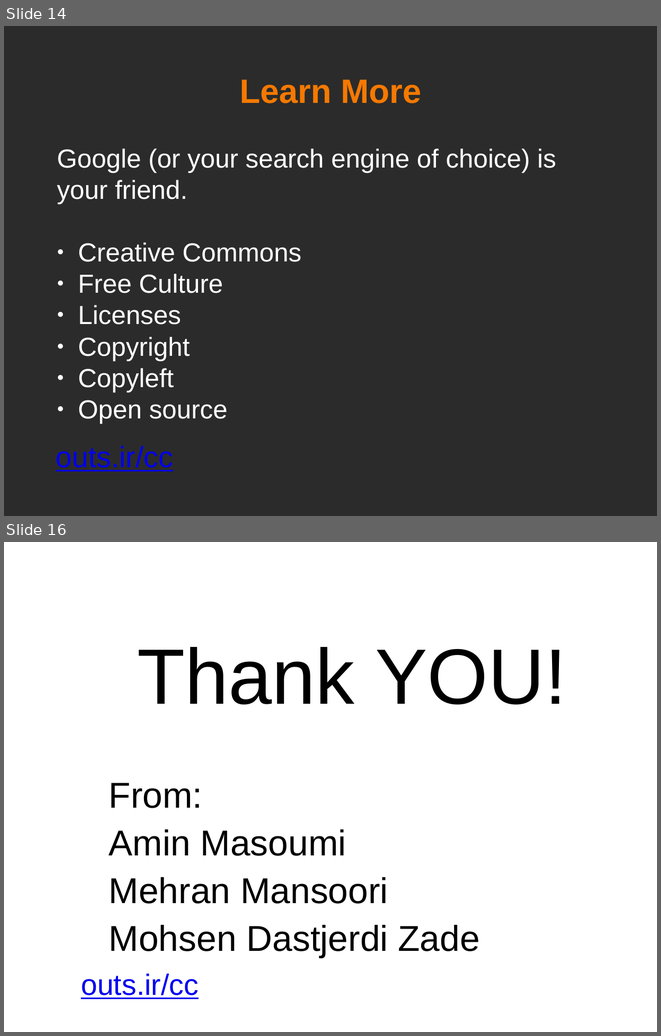
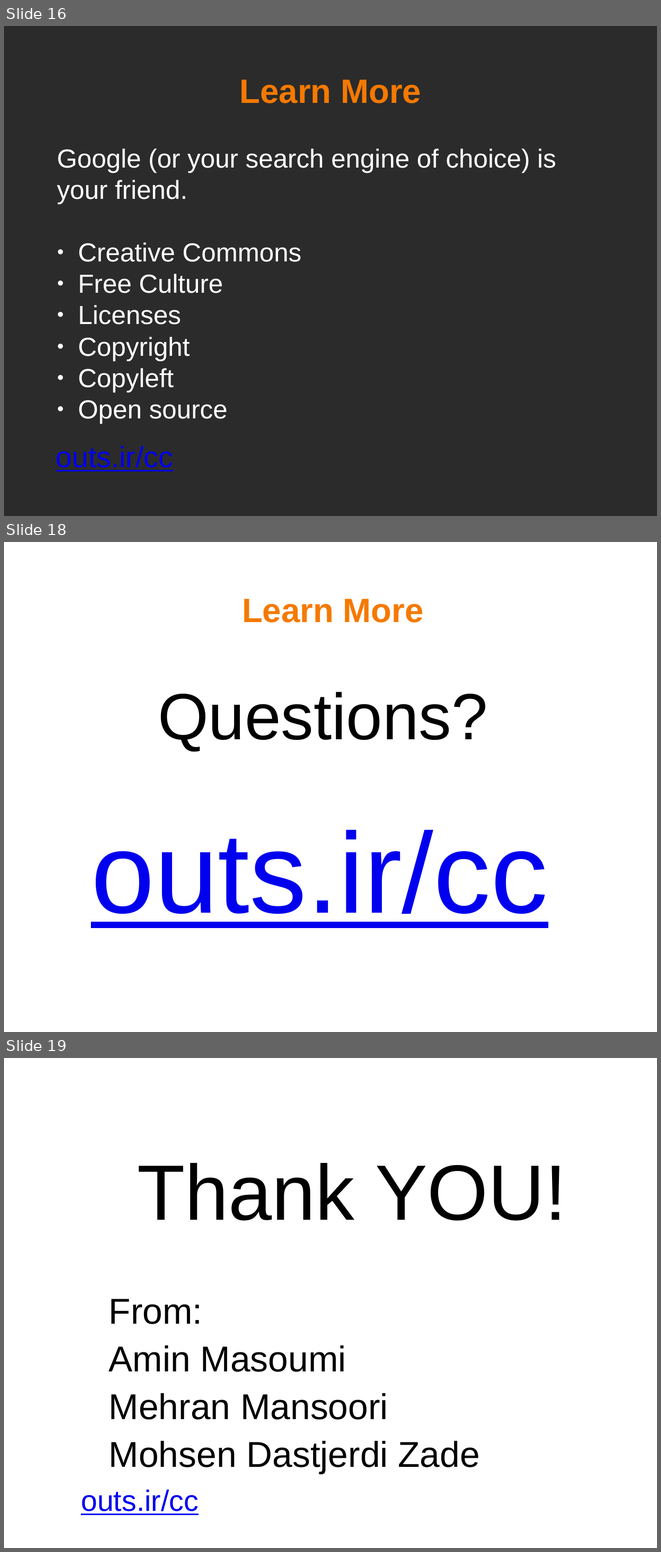
Before and after one commit to mohsend/know-creativecommons, a slide deck: know-cc-slideshow.odp. Shown one above the other, each under a label of ours: slides 14 and 16 before the commit, slides 16, 18 and 19 after it; the slides between them are not shown. The pictures are 661x1036 and 661x1552 pixels, drawn with LibreOffice and Linux fonts; fonts in the diff are those of the drawing; background and template pictures are left out; a plain dark background stands for a picture behind light text. Boxes give left, top, right and bottom in pixels: in the first picture for what was removed or moved away, otherwise in the second. Text is boxed around its words. In the diff, an @@ line names an element or a change of style, - is before the commit and + after.

```diff
--- a/know-cc-slideshow.odp
+++ b/know-cc-slideshow.odp
@@ slide 18 added at (4, 542, 657, 1032), background picture (left out) @@
@@ title added at (242, 599, 424, 623), 41.3 pt, text #F57900, bold @@
+Learn More
@@ text added at (158, 691, 488, 751), 80 pt, text #000000 @@
+Questions?
@@ text added at (91, 829, 548, 928), 140 pt, text #0000EE, underline @@
+outs.ir/cc
@@ what was slide 14 is now slide 16 @@
@@ what was slide 16 is now slide 19 @@
```
Also in this commit, not shown: 1 slide changed, 2 other slides added, 2 other files.
